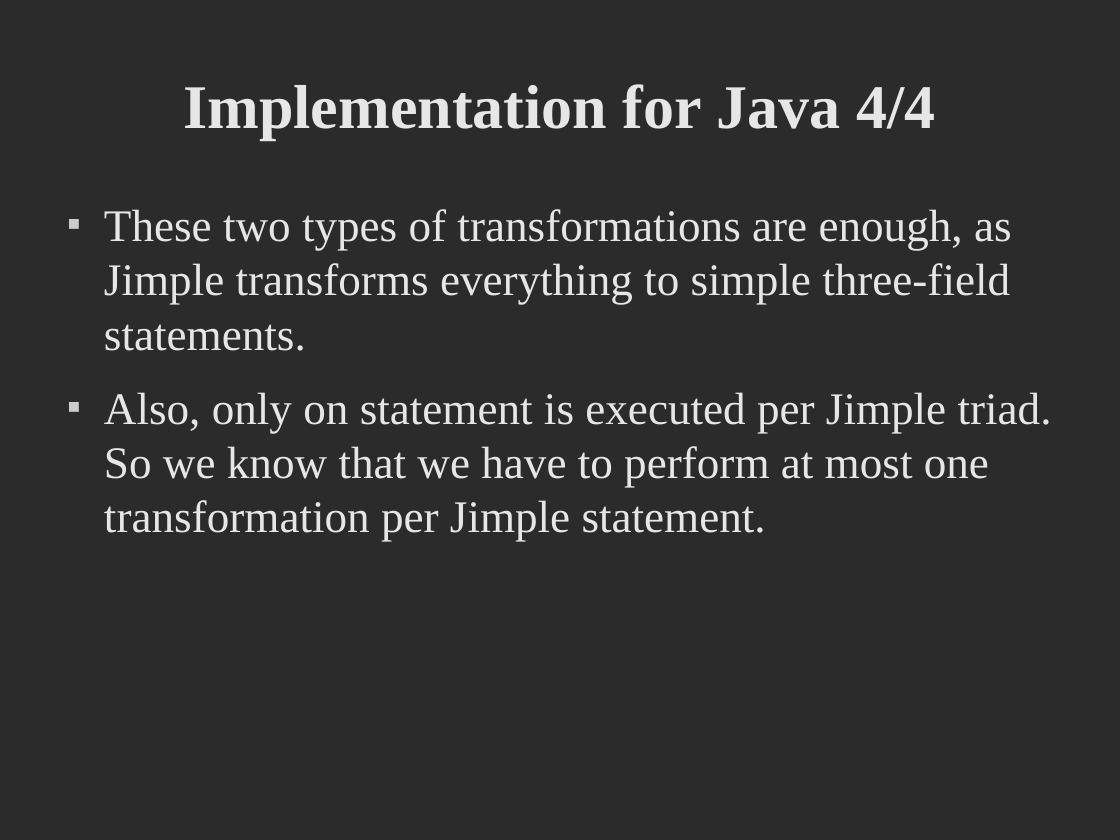
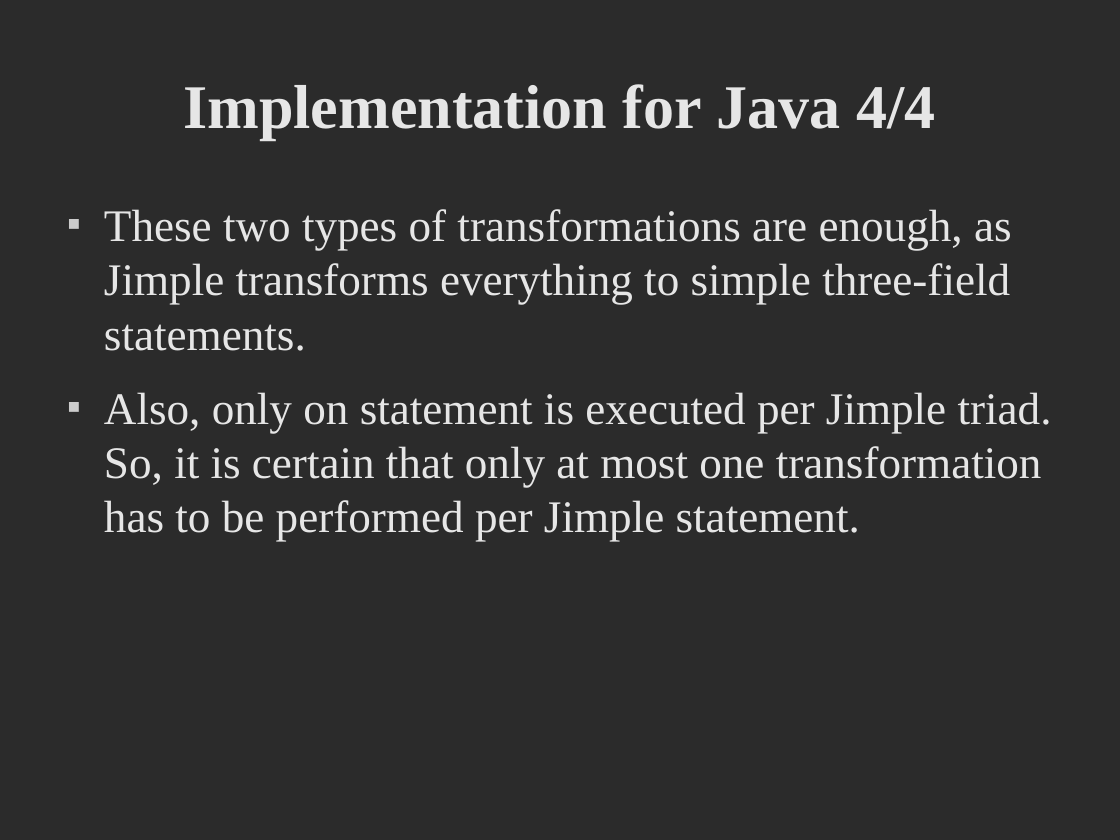
Before and after one commit to HistoricalValue/spawncamping-octo-ninja, a slide deck: slide 15 of tpotifier_presentation.odp. Drawn at 1120x840 pixels with LibreOffice and Linux fonts; fonts in the diff are those of the drawing; background and template pictures are left out; a plain dark background stands for a picture behind light text. Boxes give left, top, right and bottom in pixels: in the first picture for what was removed or moved away, otherwise in the second. Text is boxed around its words. In the diff, an @@ line names an element or a change of style, - is before the commit and + after.

```diff
--- a/tpotifier_presentation.odp
+++ b/tpotifier_presentation.odp
@@ text at bbox=[104, 392, 1052, 542]: text changed @@
-■ Also, only on statement is executed per Jimple triad. So we know that we have to perform at most one transformation per Jimple statement.
+■ Also, only on statement is executed per Jimple triad. So, it is certain that only at most one transformation has to be performed per Jimple statement.
```
Also in this commit, not shown: 1 other slide changed, 1 other file.
